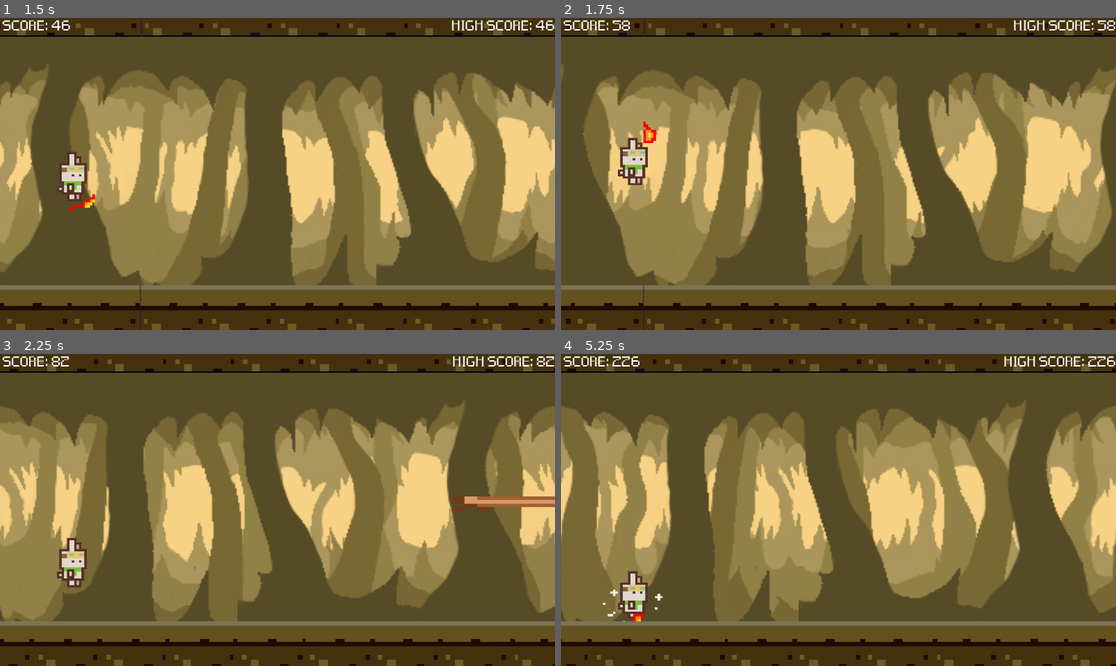
Above: before the commit, frames 1-4 (two rows, left to right).
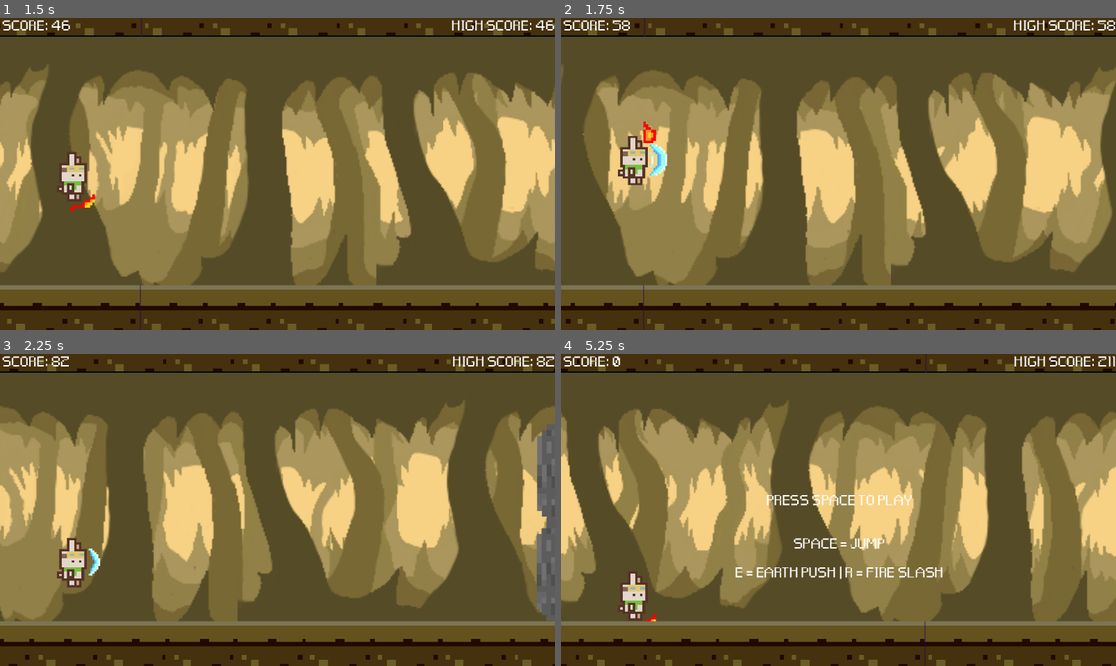
Above: after the commit, the same moments.

Repository: maryandrearv/the-elemental-path
Game: Godot game, scene res://scenes/main.tscn
Same seed, same stepped clock (60 frames per second), same inputs: the game is played once before the commit and once after it.
Inputs (mouse positions are in pixels of both pictures, inside the frame that each line leads up to):
- Up to frame 1 (1.5 s): tap Space at 0.5 s; hold Q (air) 0.53-1.28 s; tap Enter (ui_accept) at 0.77 s; tap R (fire) at 0.8, 1.35 s
- Up to frame 2 (1.75 s): tap Enter (ui_accept) at 1.52 s; tap W (water, bound only after the commit) at 1.55 s
- Up to frame 3 (2.25 s): hold Q (air) from 2.03 s (still down); tap W (water, bound only after the commit) at 2.1 s
- Up to frame 4 (5.25 s): release Q (air) at 2.78 s; tap Q (air) at 2.85, 4.55 s; tap Enter (ui_accept) at 3.02, 3.77, 4.52 s; tap R (fire) at 3.05, 4.35 s; tap E (earth) at 3.6 s; tap W (water, bound only after the commit) at 3.8 s; click (838, 510) at 5 s, where only the run after the commit has a clickable "RESTART"

Frame 1 is identical in both runs. In frame 2, 0.2% of the frame differs, in the area x 12-20%, y 37-51%; in frame 3, 2.5%; in frame 4, 49%, in the area x 0-100%, y 0-100%.

Commit message:
water effect and water/air sound

Diff:
--- a/runner/echo.gd
+++ b/runner/echo.gd
@@ -4,9 +4,12 @@
 @onready var echo_sprite: AnimatedSprite2D = $Echo
 @onready var earth_animation: AnimatedSprite2D = $Earth
 @onready var fire_animation: AnimatedSprite2D = $Fire
+@onready var water_animation: AnimatedSprite2D = $Water
 @onready var fire_sound = $fireslash
 @onready var rock_sound = $rocksound
 @onready var jump_sound = $jumpsound
+@onready var air_sound = $airsound
+@onready var water_sound = $watersound
 
 
 const ANIMATION_DURATION: float = 1.0
@@ -35,6 +38,12 @@
 		fire_animation.play("fire")
 		fire_sound.play()
 		_hide_fire_animation()
+	elif Input.is_action_just_pressed("water"):
+		water_animation.visible = true
+		echo_sprite.play("cast")
+		water_animation.play("water")
+		water_sound.play()
+		_hide_water_animation()
 
 
 	# Add the gravity.
@@ -50,6 +59,7 @@
 
 				velocity.y = JUMP_SPEED
 			elif Input.is_action_pressed("air"):
+				air_sound.play()
 				GRAVITY = 2000
 				velocity.y = -900
 			else:
@@ -88,3 +98,8 @@
 	# Wait for the duration of the animation
 	await get_tree().create_timer(ANIMATION_DURATION).timeout
 	fire_animation.visible = false
+
+func _hide_water_animation() -> void:
+	# Wait for the duration of the animation
+	await get_tree().create_timer(ANIMATION_DURATION).timeout
+	water_animation.visible = false
--- a/runner/main.gd
+++ b/runner/main.gd
@@ -8,12 +8,14 @@
 @onready var vine_scene = preload("res://scenes/vine.tscn")
 @onready var slash_scene = preload("res://scenes/slash.tscn")
 @onready var spike_scene = preload("res://scenes/spikes.tscn")
+@onready var fire_scene = preload("res://scenes/fire_obstacle.tscn")
+
 #var obstacle_types := [rock_scene,rock_scene,rock_scene]
 #var obstacles : Array = []
 # Obstacle Variables
 var last_obs
 var top_rocks : Array = []
-var bottom_spikes : Array = []
+#var bottom_spikes : Array = []
 var obstacles = Global.obstacles
 
 # Game component variables
@@ -147,7 +149,7 @@
 func generate_obs():
 	# Ensure to generate rocks at appropriate intervals
 	if last_obs == null or (is_instance_valid(last_obs) and last_obs.position.x < score + randi_range(300, 500)):
-		var obstacle_type = randi_range(0, 3)
+		var obstacle_type = randi_range(0, 4)
 
 		var obs
 		var obs_x : int = $Camera2D.position.x + screen_size.x + randi_range(200, 400)
@@ -191,6 +193,13 @@
 
 			add_obs(obs, obs_x, obs_y)
 
+		elif obstacle_type == 4: #flames/fire obstacle
+			obs = fire_scene.instantiate()
+			obs.get_node("FireObstacle").play()
+			#hardcoded y-location, will have to readjust after sprite change
+			var obs_y : int = 294
+
+			add_obs(obs, obs_x, obs_y)
 
 		 #Set the position of the rock
 
--- a/runner/project.godot
+++ b/runner/project.godot
@@ -40,6 +40,11 @@
 "events": [Object(InputEventKey,"resource_local_to_scene":false,"resource_name":"","device":-1,"window_id":0,"alt_press …(192 unchanged characters)…
 ]
 }
+water={
+"deadzone": 0.5,
+"events": [Object(InputEventKey,"resource_local_to_scene":false,"resource_name":"","device":-1,"window_id":0,"alt_pressed":false,"shift_pressed":false,"ctrl_pressed":false,"meta_pressed":false,"pressed":false,"keycode":0,"physical_keycode":87,"key_label":0,"unicode":119,"location":0,"echo":false,"script":null)
+]
+}
 
 [rendering]
 
--- a/runner/scenes/Echo.tscn
+++ b/runner/scenes/Echo.tscn
@@ -1,11 +1,14 @@
-[gd_scene load_steps=28 format=3 uid="uid://l5lkp5yy3b20"]
+[gd_scene load_steps=35 format=3 uid="uid://l5lkp5yy3b20"]
 
 [ext_resource type="Script" path="res://echo.gd" id="1_yj31d"]
 [ext_resource type="Texture2D" uid="uid://bnkn33uq2rc2r" path="res://sprites/EchoSpritesheet.png" id="2_qb8ms"]
+[ext_resource type="Texture2D" uid="uid://bb1xdvnxgej31" path="res://sprites/Water Effect and Bullet 16x16.png" id="3_v8dir"]
 [ext_resource type="Texture2D" uid="uid://cdr430oh8005q" path="res://sprites/Fire slash sprite.png" id="3_x35eh"]
 [ext_resource type="AudioStream" uid="uid://c5v63qm6mv3m7" path="res://audio/FireSlash.mp3" id="4_g3xbk"]
 [ext_resource type="AudioStream" uid="uid://bvlvd0ypchk0c" path="res://audio/rocksound.mp3" id="5_adel0"]
 [ext_resource type="AudioStream" uid="uid://yyc4mkjnw0th" path="res://audio/RetroJump.mp3" id="6_dl45f"]
+[ext_resource type="AudioStream" uid="uid://du64re8djojgd" path="res://audio/AirJumpWhoosh.mp3" id="8_me835"]
+[ext_resource type="AudioStream" uid="uid://5loceel540sj" path="res://audio/water-splash-type-4-265467.mp3" id="9_86l8x"]
 
 [sub_resource type="AtlasTexture" id="AtlasTexture_8o44w"]
 atlas = ExtResource("2_qb8ms")
@@ -130,6 +133,35 @@
 "loop": true,
 "name": &"earth",
 "speed": 5.0
+}]
+
+[sub_resource type="AtlasTexture" id="AtlasTexture_f34xf"]
+atlas = ExtResource("3_v8dir")
+region = Rect2(165, 49, 14, 31)
+
+[sub_resource type="AtlasTexture" id="AtlasTexture_2g372"]
+atlas = ExtResource("3_v8dir")
+region = Rect2(179, 49, 14, 31)
+
+[sub_resource type="AtlasTexture" id="AtlasTexture_opyr0"]
+atlas = ExtResource("3_v8dir")
+region = Rect2(193, 49, 14, 31)
+
+[sub_resource type="SpriteFrames" id="SpriteFrames_cvafy"]
+animations = [{
+"frames": [{
+"duration": 1.0,
+"texture": SubResource("AtlasTexture_f34xf")
+}, {
+"duration": 1.0,
+"texture": SubResource("AtlasTexture_2g372")
+}, {
+"duration": 1.0,
+"texture": SubResource("AtlasTexture_opyr0")
+}],
+"loop": true,
+"name": &"water",
+"speed": 4.0
 }]
 
 [sub_resource type="AtlasTexture" id="AtlasTexture_y1o48"]
@@ -191,6 +223,15 @@
 sprite_frames = SubResource("SpriteFrames_a8h5c")
 animation = &"earth"
 frame_progress = 0.452353
+
+[node name="Water" type="AnimatedSprite2D" parent="."]
+visible = false
+texture_filter = 1
+position = Vector2(62, 42)
+scale = Vector2(4, 4)
+sprite_frames = SubResource("SpriteFrames_cvafy")
+animation = &"water"
+frame_progress = 0.476749
 
 [node name="Fire" type="AnimatedSprite2D" parent="."]
 visible = false
@@ -214,3 +255,9 @@
 [node name="jumpsound" type="AudioStreamPlayer2D" parent="."]
 stream = ExtResource("6_dl45f")
 volume_db = -15.353
+
+[node name="airsound" type="AudioStreamPlayer2D" parent="."]
+stream = ExtResource("8_me835")
+
+[node name="watersound" type="AudioStreamPlayer2D" parent="."]
+stream = ExtResource("9_86l8x")
--- /dev/null
+++ b/runner/scenes/fire_obstacle.tscn
@@ -0,0 +1,49 @@
+[gd_scene load_steps=7 format=3 uid="uid://ddowbj0wagoso"]
+
+[ext_resource type="Texture2D" uid="uid://caxq7jspxs7sf" path="res://sprites/Fire Effect and Bullet 16x16.png" id="1_qq61u"]
+
+[sub_resource type="AtlasTexture" id="AtlasTexture_kk1gf"]
+atlas = ExtResource("1_qq61u")
+region = Rect2(48, 0, 16, 34)
+
+[sub_resource type="AtlasTexture" id="AtlasTexture_rb4k8"]
+atlas = ExtResource("1_qq61u")
+region = Rect2(64, 0, 16, 34)
+
+[sub_resource type="AtlasTexture" id="AtlasTexture_gxjer"]
+atlas = ExtResource("1_qq61u")
+region = Rect2(80, 0, 16, 34)
+
+[sub_resource type="SpriteFrames" id="SpriteFrames_j7m3n"]
+animations = [{
+"frames": [{
+"duration": 1.0,
+"texture": SubResource("AtlasTexture_kk1gf")
+}, {
+"duration": 1.0,
+"texture": SubResource("AtlasTexture_rb4k8")
+}, {
+"duration": 1.0,
+"texture": SubResource("AtlasTexture_gxjer")
+}],
+"loop": true,
+"name": &"FireObstacle",
+"speed": 5.0
+}]
+
+[sub_resource type="CapsuleShape2D" id="CapsuleShape2D_07324"]
+radius = 5.41667
+height = 31.5
+
+[node name="FireObstacle" type="Node2D"]
+position = Vector2(119, 294)
+scale = Vector2(20, 20)
+
+[node name="FireObstacle" type="AnimatedSprite2D" parent="."]
+texture_filter = 1
+sprite_frames = SubResource("SpriteFrames_j7m3n")
+animation = &"FireObstacle"
+frame_progress = 0.631944
+
+[node name="FireCollision" type="CollisionShape2D" parent="FireObstacle"]
+shape = SubResource("CapsuleShape2D_07324")
Not shown, added: runner/audio/water-splash-type-4-265467.mp3.import
Binary file added: runner/sprites/Fire Effect and Bullet 16x16.png
Not shown, added: runner/sprites/Fire Effect and Bullet 16x16.png.import
Binary file added: runner/sprites/Water Effect and Bullet 16x16.png
Not shown, added: runner/sprites/Water Effect and Bullet 16x16.png.import
Not shown, changed: README.doc
Not shown, added: runner/audio/water-splash-type-4-265467.mp3
